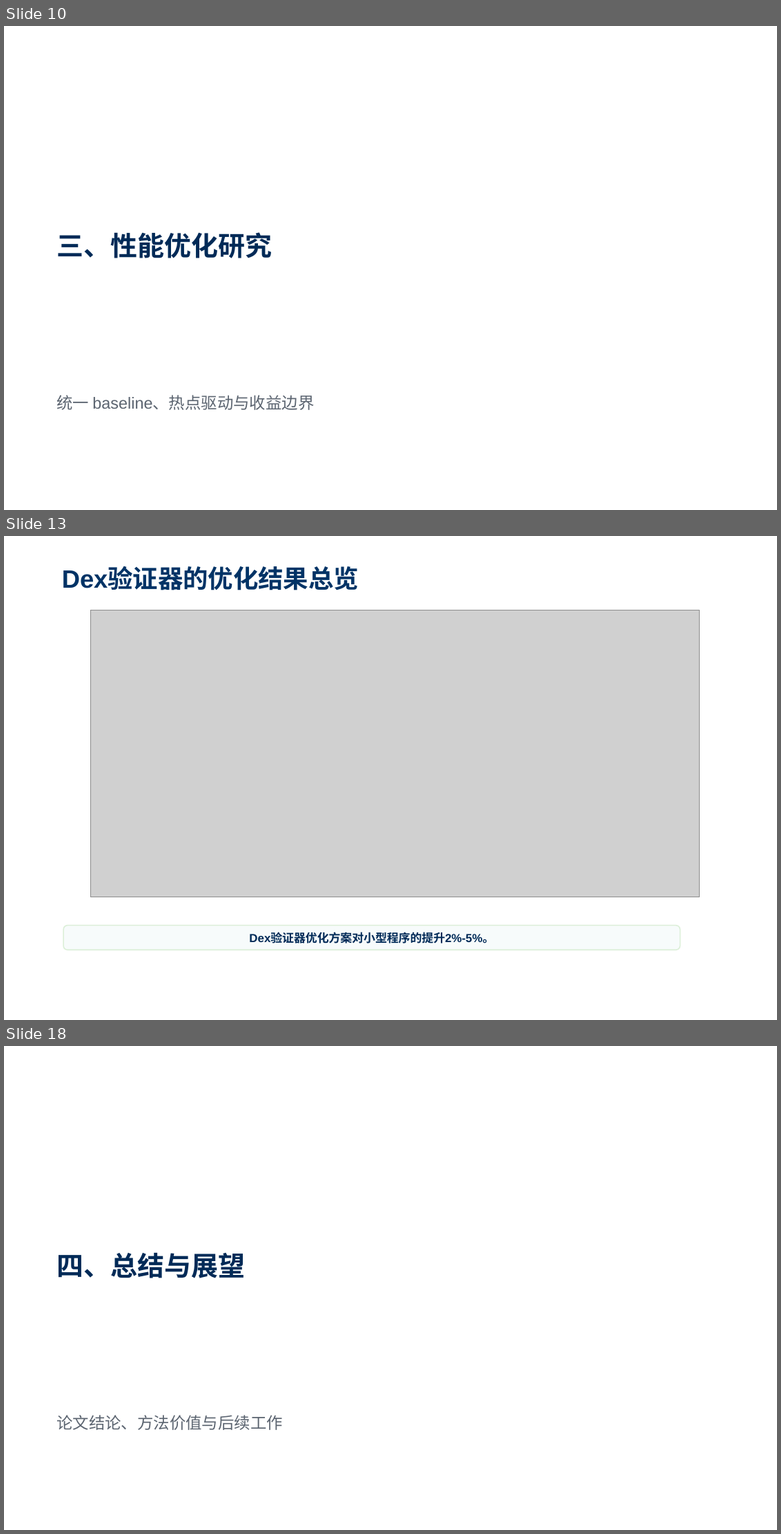
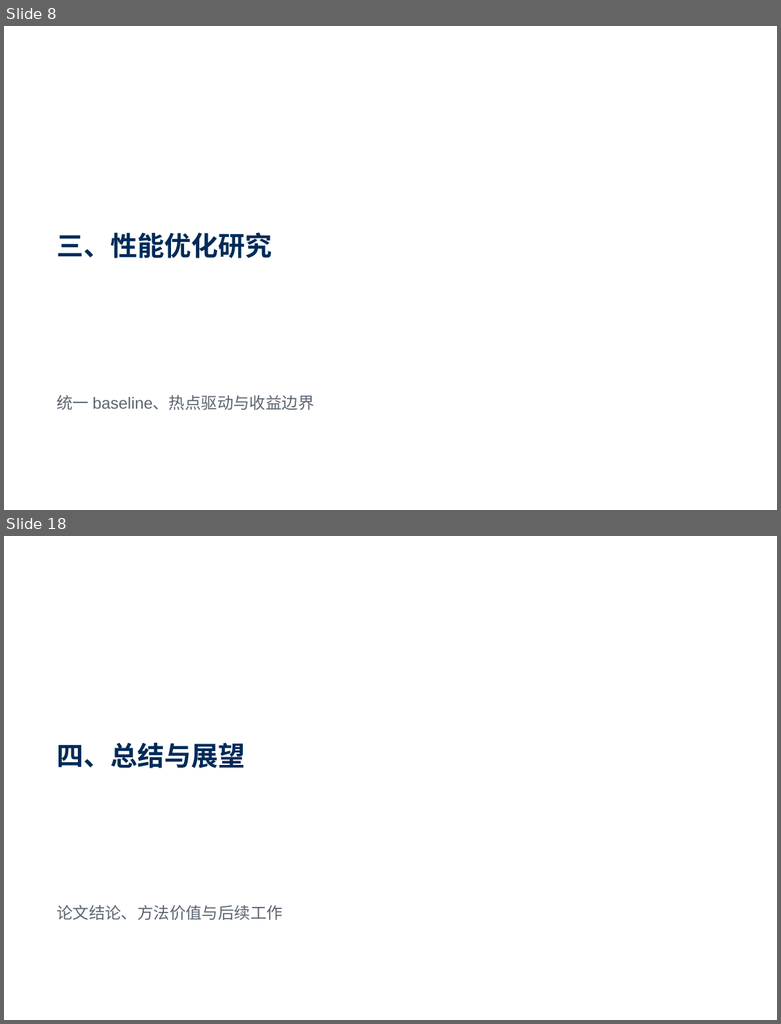
Before and after one commit to YancyReal/ucas-master, a slide deck: PPT/鄢玺毕业答辩.pptx. Shown one above the other, each under a label of ours: slides 10, 13 and 18 before the commit, slides 8 and 18 after it; the slides between them are not shown. The pictures are 781x1534 and 781x1024 pixels, drawn with LibreOffice and Linux fonts; fonts in the diff are those of the drawing; grey boxes stand for pictures; background and template pictures are left out. Boxes give left, top, right and bottom in pixels: in the first picture for what was removed or moved away, otherwise in the second. Text is boxed around its words. In the diff, an @@ line names an element or a change of style, - is before the commit and + after.

```diff
--- a/PPT/鄢玺毕业答辩.pptx
+++ b/PPT/鄢玺毕业答辩.pptx
@@ slide 13 removed at <box>4,536,777,1020</box>, background picture (left out) @@
@@ title removed at <box>62,568,359,591</box> @@
-Dex验证器的优化结果总览
@@ picture removed at <box>90,611,700,897</box> @@
@@ rounded rectangle removed at <box>63,925,680,950</box> @@
-Dex验证器优化方案对小型程序的提升2%-5%。
@@ what was slide 10 is now slide 8 @@
```
Also in this commit, not shown: 2 slides changed, 14 slides added, 12 other slides removed, 35 other files.
